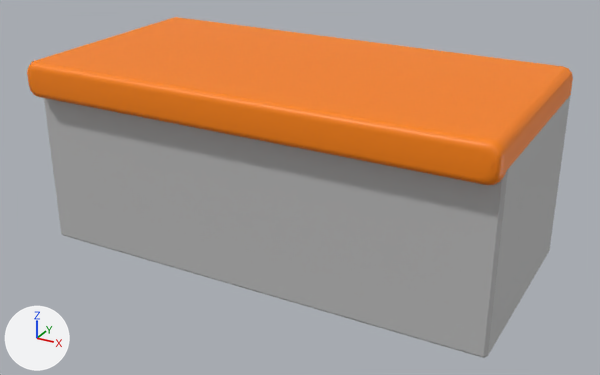
The FBX model Assets/Meshes/SM_counter_single.fbx as it was, and as the next commit left it.
Rendered twice from a 50 mm camera at (2.1, -2.87, 1.73) aimed at (0.54, -0.03, 0.31). Arrows for +X, +Y and +Z are at lower left; the lights stay in place. Where no turn or scale is listed for an object, it has been applied to the vertices.
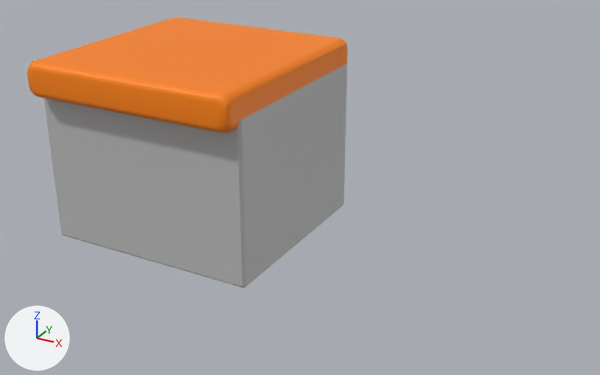
Where the change shows, as pixel boxes (x1, y1, x2, y2) in the pictures (600 x 375 px; the box of a moved part takes in the faces that stretch with it):
'polySurface43', reshaped (41% narrower, 20% shorter): before (27, 17, 573, 358); after (27, 17, 348, 288)
part 1 of me_mesh, moved or reshaped: before (216, 38, 573, 358); after (216, 38, 348, 288)

The change in detail:
me_mesh has 135 vertices, 132 faces and spans x -0.5..1.5, y -0.5..0.5, z 0.0..0.84.
me_mesh is used by ob_polysurface43; location (0.0, 0.0, 0.0).
me_mesh part 1: all 67 vertices in x 1.43..1.5, y -0.5..0.5, z 0.0..0.84 are moved by (-1.0, 0.0, 0.0).
